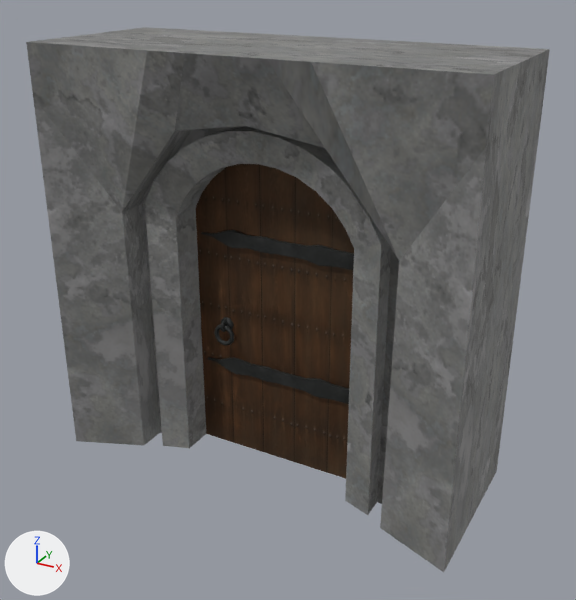
Before and after pictures for a commit that changed the glTF model DungeonGame/res/entity/object/door/door.gltf.
Rendered twice from a 50 mm camera at (2.52, -4.45, 3.54) aimed at (0.09, -0.04, 1.33). The axes (+X, +Y, +Z) are drawn at lower left. The lights are the same throughout. Where no turn or scale is listed for an object, it has been applied to the vertices.

Names of what the first picture shows: 'Door', 'Frame'.
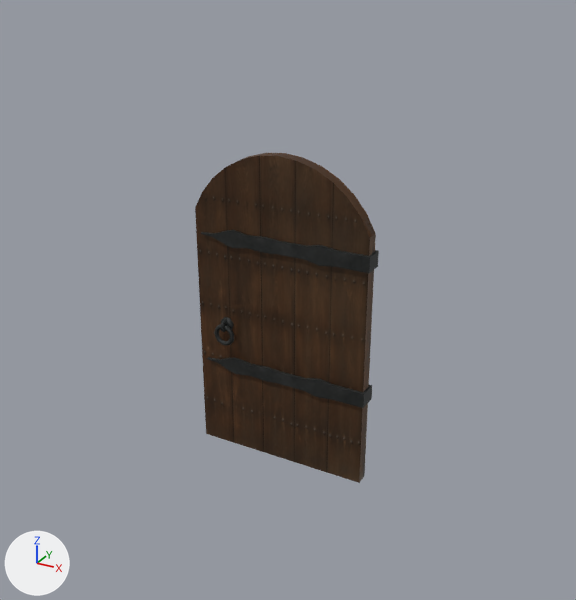
Where the newer file only moved an object's origin or applied its transform, the numbers keep the older frame.

Where the change shows, as pixel boxes [x1, y1, x2, y2] in the pictures (576 x 600 px):
'Frame', deleted
    before: [26, 27, 550, 572]

The change in detail:
Object 'Frame' (ob_frame) is deleted.
